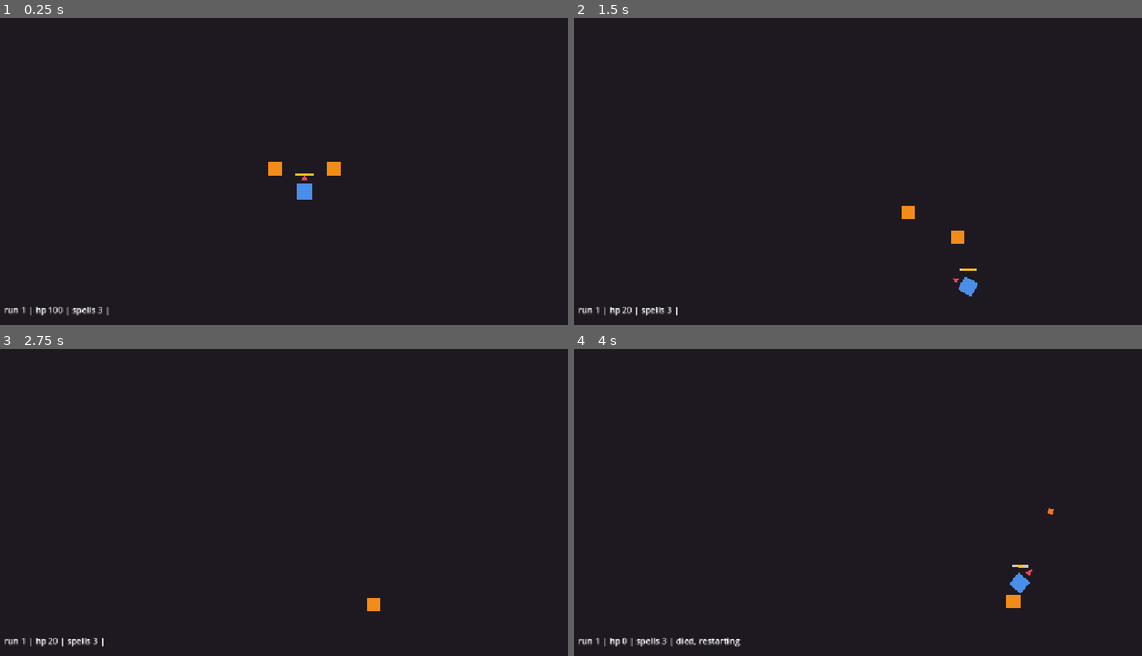
Above: before the commit, frames 1-4 (two rows, left to right).
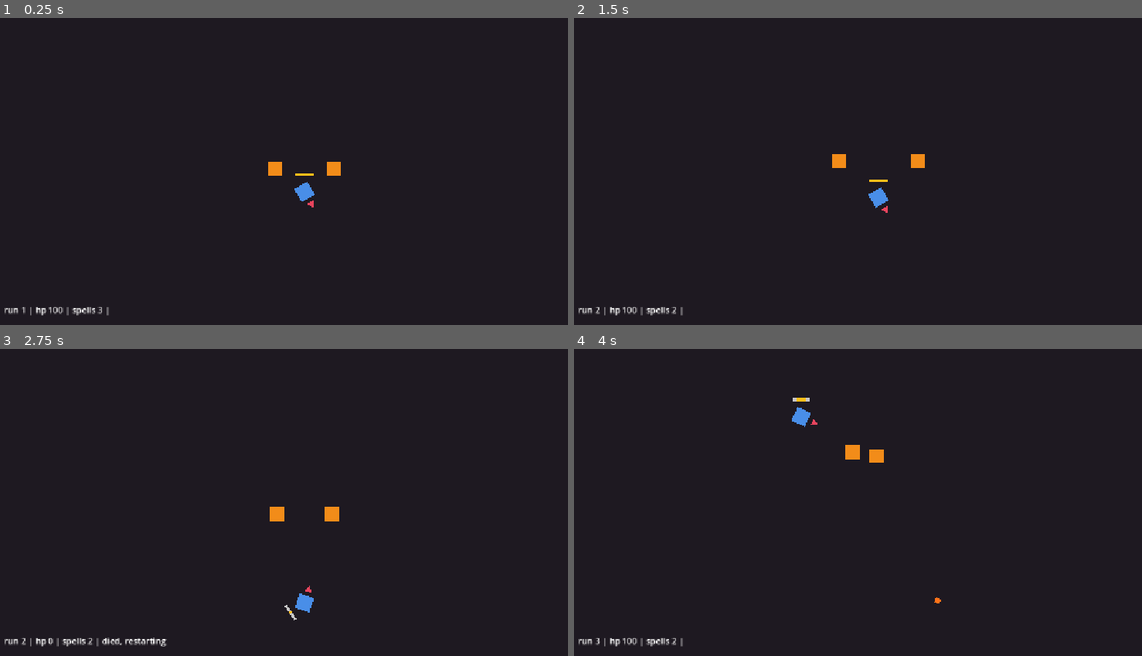
Above: after the commit, the same moments.

Repository: BestestGameStudio/gangU
Game: Godot game, scene res://scenes/test_run_restart.tscn
Same seed, same stepped clock (60 frames per second), same inputs: the game is played once before the commit and once after it. This scene is started directly instead of the project's main scene.
Inputs (mouse positions are in pixels of both pictures, inside the frame that each line leads up to):
- Up to frame 1 (0.25 s): no input
- Up to frame 2 (1.5 s): move the mouse to (1017, 134) at 0.52 s; hold D (move_right) 0.53-1.28 s; hold Space (cast) 0.53-1.28 s; move the mouse to (755, 168) at 1.27 s; hold S (move_down) from 1.28 s (still down); tap Space (cast) at 1.35 s
- Up to frame 3 (2.75 s): move the mouse to (363, 404) at 2.02 s; release S (move_down) at 2.03 s; hold D (move_right) from 2.03 s (still down); hold Space (cast) from 2.03 s (still down)
- Up to frame 4 (4 s): move the mouse to (846, 551) at 2.77 s; release D (move_right) at 2.78 s; release Space (cast) at 2.78 s; hold W (move_up) 2.78-3.53 s; tap Space (cast) at 2.85 s; move the mouse to (1062, 533) at 3.52 s; hold A (move_left) from 3.53 s (still down); hold Space (cast) from 3.53 s (still down)

The runs differ from the first frame. In frame 1, less than 0.1% of the frame differs, in the area x 51-56%, y 51-62%; in frame 2, 0.9%; in frame 3, 0.9%; in frame 4, 1.1%, in the area x 3-85%, y 15-97%.

Commit message:
Refactor evidence driver comments and logic
Updated comments and logic for evidence driver in test_run_restart.gd to clarify functionality during player death and restart scenarios.

Diff:
--- a/scripts/test_run_restart.gd
+++ b/scripts/test_run_restart.gd
@@ -1,32 +1,91 @@
 extends Node2D
-## #6 EVIDENCE driver (test-only). Proves: death restarts the run, collected
-## spells reset to the starting spell only, restart is repeatable, no leftover
-## state. GANGU_AUTOTEST=1 prints diagnostics for headless evidence.
+## #6 EVIDENCE driver (test-only). Proves:
+## (a) casting works while alive (baseline);
+## (b) DEAD player can NOT cast during the death pause - the alive guard:
+##     zero projectile spawns, zero cooldown_started, zero spell_cast;
+## (c) death restarts the run and collected spells reset to the starting set;
+## (d) casting works again after the restart (regression);
+## (e) the cycle repeats. GANGU_AUTOTEST=1 prints headless evidence lines.
 
 static var run_count := 0
+static var guard_active := false
+static var dead_projectiles := 0
+static var dead_casts := 0
+static var dead_cooldowns := 0
 
 @onready var debug: Label = $DebugLabel
 var _status := ""
+var _phase := 0 ## 0 baseline cast, 2 hammer cast during death pause, 3 post-restart cast, 4 done
+var _t := 0.0
+var _p: Player
+var _caster: SpellCaster
+var _alive_casts := 0
+var _alive_cooldowns := 0
+var _spawned := 0
 
 func _ready() -> void:
 	run_count += 1
-	var p = get_tree().get_first_node_in_group("player")
-	var caster = p.get_node_or_null("SpellCaster")
-	var spells: int = -1 if caster == null else caster.spells.size()
-	print("[run] start run=", run_count, " hp=", p.hp, " enemies=", get_tree().get_nodes_in_group("enemies").size(), " spells=", spells)
-	if run_count == 1 and caster != null:
+	_p = get_tree().get_first_node_in_group("player")
+	_caster = _p.get_node_or_null("SpellCaster")
+	var rm: RunManager = $RunManager
+	rm.player = _p ## production-style explicit wiring (main.tscn Player is in no group)
+	Input.warp_mouse(Vector2(576, 600)) ## aim at empty floor, away from enemies
+	child_entered_tree.connect(func(c): if c is Projectile:
+		_spawned += 1
+		if guard_active:
+			dead_projectiles += 1)
+	_caster.spell_cast.connect(func(_s):
+		_alive_casts += 1
+		if guard_active:
+			dead_casts += 1)
+	_caster.cooldown_started.connect(func(_s, _d):
+		_alive_cooldowns += 1
+		if guard_active:
+			dead_cooldowns += 1)
+	print("[run] start run=", run_count, " hp=", _p.hp, " enemies=", get_tree().get_nodes_in_group("enemies").size(), " spells=", _caster.spells.size())
+	if run_count == 1:
 		var picked := Spell.new()
 		picked.spell_name = "PickedUpTestSpell"
-		caster.add_spell(picked)
-		print("[run] collected extra spell, spells=", caster.spells.size())
-	p.died.connect(func(): print("[run] died, restart pending"); _status = "died, restarting")
-	var rm := $RunManager
+		_caster.add_spell(picked)
+		print("[run] collected extra spell, spells=", _caster.spells.size())
+	if run_count >= 2:
+		print("[guard] run ", run_count - 1, " death pause: dead projectiles=", dead_projectiles, " dead casts=", dead_casts, " dead cooldowns=", dead_cooldowns, " -> ", "PASS (all zero)" if dead_projectiles == 0 and dead_casts == 0 and dead_cooldowns == 0 else "FAIL")
+		dead_projectiles = 0; dead_casts = 0; dead_cooldowns = 0
+		guard_active = false
+		_phase = 3
+	_p.died.connect(func(): print("[run] died, restart pending, casting disabled"); _status = "died, restarting")
 	rm.run_restarting.connect(func(): print("[run] run_restarting emitted"))
 	if OS.get_environment("GANGU_AUTOTEST") == "1":
-		get_tree().create_timer(20.0).timeout.connect(func(): get_tree().quit())
+		get_tree().create_timer(12.0).timeout.connect(func(): print("[run] evidence window over, quitting"); get_tree().quit())
 
-func _process(_delta: float) -> void:
-	var p = get_tree().get_first_node_in_group("player")
-	var caster = p.get_node_or_null("SpellCaster")
-	var spells: int = -1 if caster == null else caster.spells.size()
-	debug.text = "run " + str(run_count) + " | hp " + str(p.hp) + " | spells " + str(spells) + " | " + _status
+func _process(delta: float) -> void:
+	_t += delta
+	match _phase:
+		0: ## baseline: alive cast must work
+			if _t > 0.3:
+				Input.action_press(&"cast")
+			if _t > 0.45:
+				Input.action_release(&"cast")
+				print("[guard] alive baseline cast: casts=", _alive_casts, " cooldowns=", _alive_cooldowns, " projectiles=", _spawned, " -> ", "OK" if _alive_casts >= 1 and _spawned >= 1 else "FAIL")
+				_p.apply_damage(100)
+				guard_active = true
+				_phase = 2; _t = 0.0
+		2: ## death pause: hammer the cast input; nothing may come out
+			if int(_t * 20.0) % 2 == 0:
+				Input.action_press(&"cast")
+			else:
+				Input.action_release(&"cast")
+		3: ## post-restart regression: cast must work again
+			if _t > 0.3:
+				Input.action_press(&"cast")
+			if _t > 0.45:
+				Input.action_release(&"cast")
+				print("[guard] post-restart cast: casts=", _alive_casts, " cooldowns=", _alive_cooldowns, " projectiles=", _spawned, " -> ", "OK (regression clear)" if _alive_casts >= 1 and _spawned >= 1 else "FAIL")
+				if run_count < 3:
+					_p.apply_damage(100)
+					guard_active = true
+					_phase = 2; _t = 0.0
+				else:
+					print("[run] repeatable restart verified over ", run_count, " runs")
+					_phase = 4
+	debug.text = "run " + str(run_count) + " | hp " + str(_p.hp) + " | spells " + str(_caster.spells.size()) + " | " + _status
